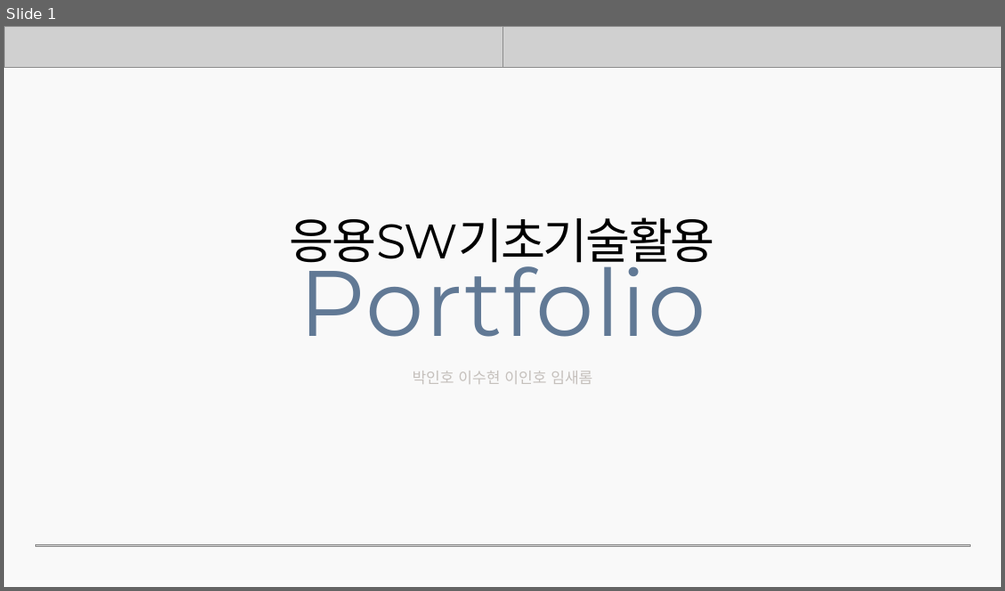
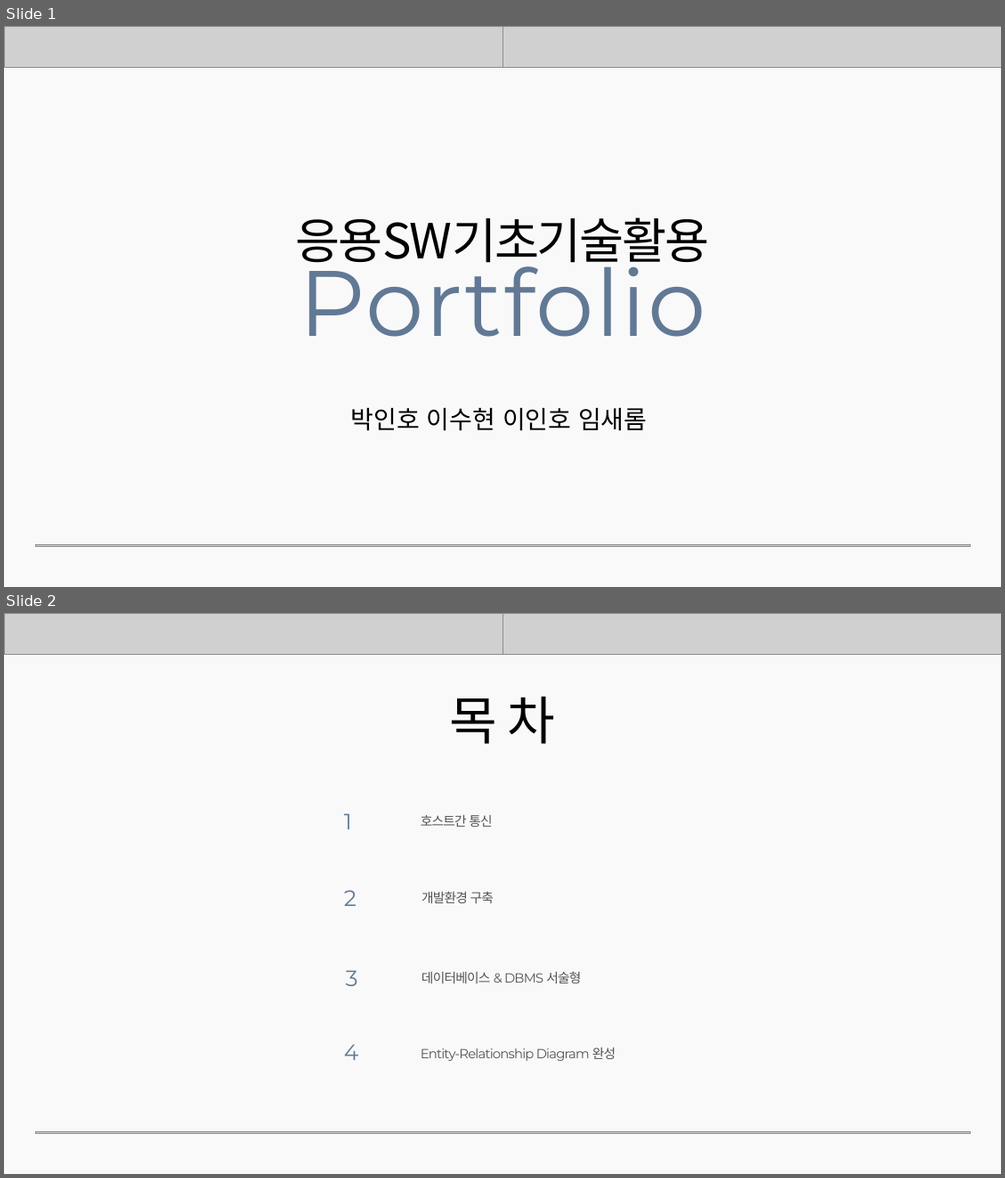
Before and after one commit to rombird/LEELEELIM, a slide deck: 응용SW기초기술활용.pptx. Shown one above the other, each under a label of ours: slide 1 before the commit, slides 1 and 2 after it. The pictures are 1005x591 and 1005x1178 pixels, drawn with LibreOffice and Linux fonts; fonts in the diff are those of the drawing; grey boxes stand for pictures; background and template pictures are left out. Boxes give left, top, right and bottom in pixels: in the first picture for what was removed or moved away, otherwise in the second. Text is boxed around its words. In the diff, an @@ line names an element or a change of style, - is before the commit and + after.

```diff
--- a/응용SW기초기술활용.pptx
+++ b/응용SW기초기술활용.pptx
@@ slide 2 added at bbox=[4, 613, 1001, 1174], background #F9F9F9 @@
@@ picture added at bbox=[4, 613, 1001, 654] @@
@@ picture added at bbox=[502, 613, 1001, 654] @@
@@ text added at bbox=[449, 696, 556, 744], 75 pt, text #000000 @@
+목 차
@@ text added at bbox=[344, 813, 352, 829], 32 pt, text #617995 @@
+1
@@ text added at bbox=[421, 815, 492, 827], 19 pt, text #545454 @@
+호스트간 통신
@@ text added at bbox=[344, 890, 356, 906], 32 pt, text #617995 @@
+2
@@ text added at bbox=[421, 891, 494, 903], 19 pt, text #545454 @@
+개발환경 구축
@@ text added at bbox=[346, 970, 358, 986], 32 pt, text #617995 @@
+3
@@ text added at bbox=[421, 971, 581, 983], 19 pt, text #545454 @@
+데이터베이스 & DBMS 서술형
@@ text added at bbox=[344, 1044, 358, 1060], 32 pt, text #617995 @@
+4
@@ text added at bbox=[421, 1047, 615, 1061], 19 pt, text #545454 @@
+Entity-Relationship Diagram 완성
@@ picture added at bbox=[35, 1131, 970, 1133] @@
@@ slide 1 changed as well @@
@@ text "응용SW기초기술활용" at bbox=[296, 217, 709, 271]: font Montserrat to Noto Sans CJK KR @@
@@ text "박인호 이수현 이인호 임새롬": place and size @@
-text "박인호 이수현 이인호 임새롬" at bbox=[413, 370, 592, 384]
+text "박인호 이수현 이인호 임새롬" at bbox=[351, 408, 647, 431]
@@ text "박인호 이수현 이인호 임새롬" at bbox=[351, 408, 647, 431]: size 22 to 36 pt, text colour #C5C0BC to #000000 @@
```
Also in this commit, not shown: 1 other slide changed, 14 other slides added, 6 slides removed.
